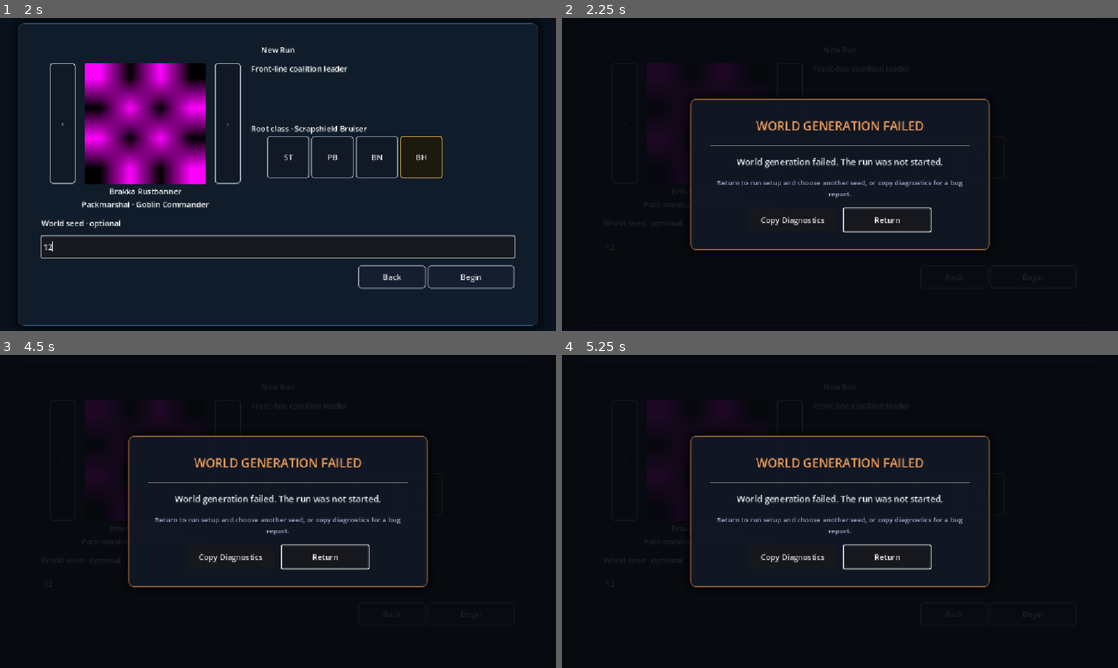
Above: before the commit, frames 1-4 (two rows, left to right).
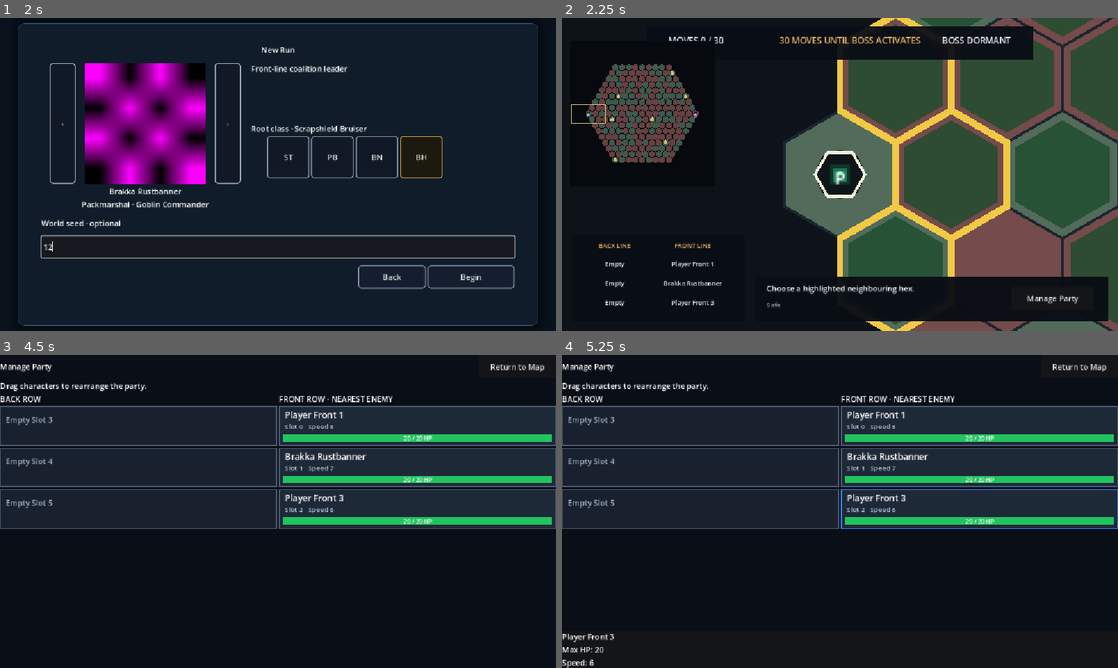
Above: after the commit, the same moments.

Repository: Poostaq/two-dimensional-experiment
Game: Godot game, scene res://Scenes/world_run_start.tscn
Two runs of this game, one before a commit and one after it. Both use one fixed random seed, a clock stepped at 60 frames per second and the inputs below. The engine's default icon, where the game draws it, is replaced by a stand-in: a white triangle on a blue panel in a dark square.
Inputs (mouse positions are in pixels of both pictures, inside the frame that each line leads up to):
- Up to frame 1 (2 s): click "START NEW RUN" at 0.5 s; click (278, 246) at 1.27 s; type "12" at 1.35 s
- Up to frame 2 (2.25 s): click "Begin" at 2 s
- Up to frame 3 (4.5 s): click (472, 614) at 2.75 s, where only the run before the commit has a clickable "Begin"; click (289, 492) at 3.5 s, where only the run before the commit has a clickable "ST"; click (489, 636) at 4.25 s, where only the run after the commit has a clickable "Manage Party"
- Up to frame 4 (5.25 s): click (895, 492) at 5 s, where only the run before the commit has a clickable "PB"

Frame 1 is identical in both runs. In frame 2, 48% of the frame differs, in the area x 1-100%, y 0-100%; in frame 3, 29%; in frame 4, 29%.

Commit message:
Fix saved commander roster restore for world session

Diff:
--- a/Scripts/WorldMap/world_runtime_controller.gd
+++ b/Scripts/WorldMap/world_runtime_controller.gd
@@ -301,6 +301,10 @@
 	if ids.size() != RunRoster.MAX_ROSTER_SIZE:
 		return false
 	var available: Array[RunCharacter] = RunCharacterCatalog.create_starters()
+	for commander_id: StringName in GoblinCommanderCatalog.get_commander_ids():
+		var commander_character := GoblinCommanderCatalog.create_by_commander_id(commander_id)
+		if is_instance_valid(commander_character):
+			available.append(commander_character)
 	for reward_id: StringName in [
 		RunCharacterCatalog.COMBAT_SCOUT_REWARD_ID,
 		RunCharacterCatalog.BOSS_CHAMPION_REWARD_ID,
--- a/Tests/WorldMap/test_world_runtime_scene.gd
+++ b/Tests/WorldMap/test_world_runtime_scene.gd
@@ -157,12 +157,38 @@
     failed_runtime.auto_initialize_runtime = false
     get_root().add_child(failed_runtime)
     await process_frame
-    _expect(not failed_runtime.configure_runtime(null), "invalid runtime plan is rejected atomically")
-    _expect(failed_runtime.has_integration_failed(), "invalid runtime plan marks integration failed")
-    _expect(failed_runtime.get_main_cell_count() == 0, "failed runtime configuration creates zero world cells")
-    _expect(failed_runtime.get_node("EncounterHost").get_child_count() + failed_runtime.get_node("BattleHost").get_child_count() + failed_runtime.get_node("PartyHost").get_child_count() == 0, "failed runtime configuration creates zero modal surfaces")
-    var failed_snapshot := failed_runtime.get_runtime_snapshot()
-    _expect(failed_snapshot.move_count == 0 and failed_snapshot.player_coord == Vector2i.ZERO and failed_snapshot.boss_coord == Vector2i.ZERO, "failed configuration creates no runtime movement mutation")
+    var commander_runtime := packed.instantiate() as WorldRuntimeController
+    commander_runtime.auto_initialize_runtime = false
+    get_root().add_child(commander_runtime)
+    await process_frame
+    var commander_plan_result := HexWorldGeneratorV1.new().generate("commander-restore")
+    _expect(bool(commander_plan_result.get("ok", false)), "commander-restore plan generation succeeds")
+    if bool(commander_plan_result.get("ok", false)):
+        var commander_plan: WorldPlan = commander_plan_result.get("plan") as WorldPlan
+        var commander_state: RefCounted = WorldRunState.create(
+            commander_plan.get_start_coord(),
+            commander_plan.get_boss_coord(),
+            0,
+            false,
+            false,
+            [],
+            [
+                &"player_0",
+                &"brakka_rustbanner",
+                &"player_2",
+                &"",
+                &"",
+                &"",
+            ]
+        )
+        var commander_session: Dictionary = {
+            "plan": commander_plan,
+            "run_state": commander_state,
+            "resolved_seed": "commander-restore",
+        }
+        _expect(commander_runtime.apply_session(commander_session), "runtime accepts session formation that includes the saved commander")
+    commander_runtime.free()
+
     failed_runtime.free()
     _finish()
 
